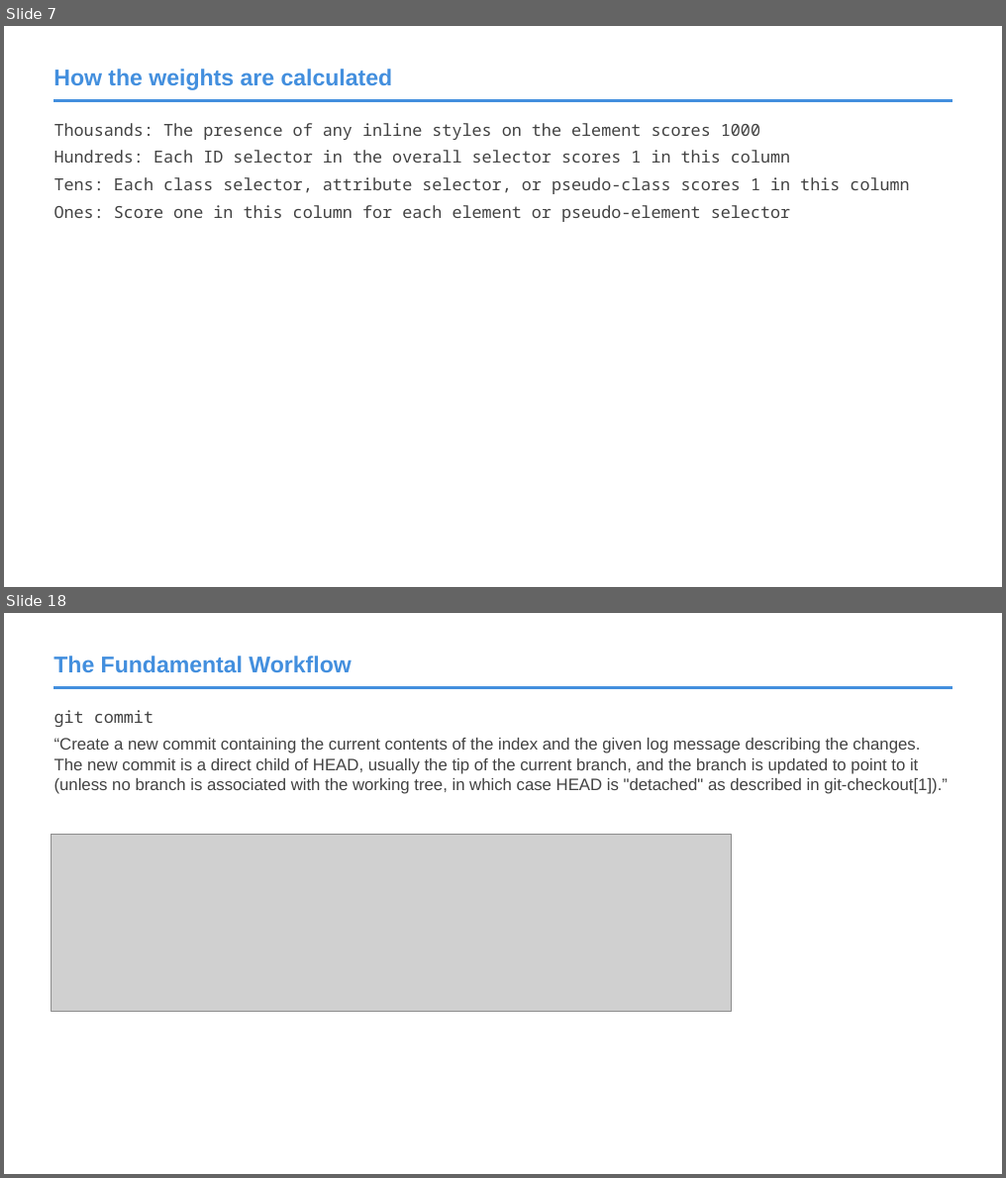
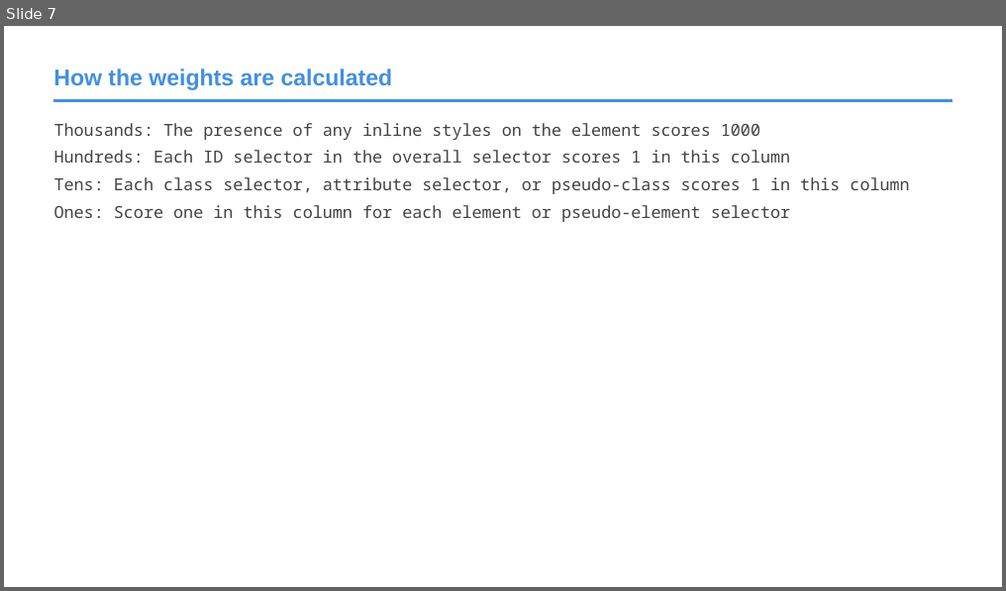
Before and after one commit to roblarsen/rob-larsen-presentations, a slide deck: css-bootstrap.pptx. Shown one above the other, each under a label of ours: slides 7 and 18 before the commit, slide 7 after it; the slides between them are not shown. The pictures are 1006x1178 and 1006x591 pixels, drawn with LibreOffice and Linux fonts; fonts in the diff are those of the drawing; grey boxes stand for pictures; background and template pictures are left out. Boxes give left, top, right and bottom in pixels: in the first picture for what was removed or moved away, otherwise in the second. Text is boxed around its words. In the diff, an @@ line names an element or a change of style, - is before the commit and + after.

```diff
--- a/css-bootstrap.pptx
+++ b/css-bootstrap.pptx
@@ slide 18 removed at [4,613,1002,1174], background #FFFFFF; not listed: 1 template element that a slide beside it also shows @@
@@ title removed at [54,656,350,672] @@
-The Fundamental Workflow
@@ text removed at [54,710,947,794] @@
-git commit
-“Create a new commit containing the current contents of the index and the given log message describing the changes. The new commit is a direct child of HEAD, usually the tip of the current branch, and the branch is updated to point to it (unless no branch is associated with the working tree, in which case HEAD is "detached" as described in git-checkout[1]).”
@@ picture removed at [51,835,731,1011] @@
```
Also in this commit, not shown: 4 slides changed, 29 slides added, 31 other slides removed.
